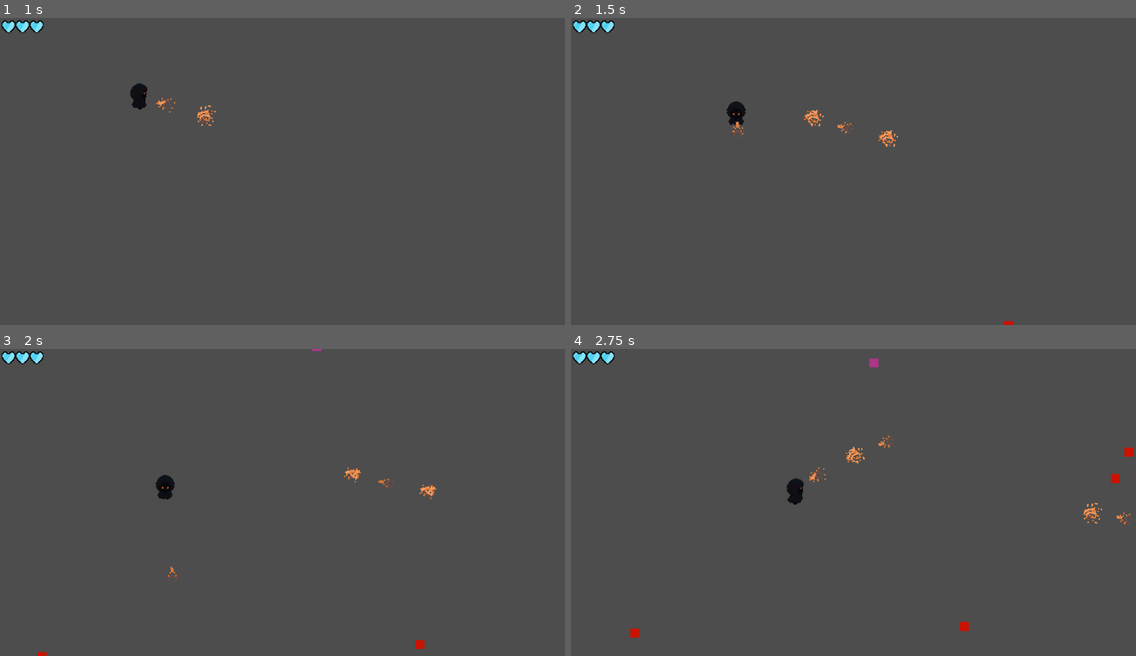
Above: before the commit, frames 1-4 (two rows, left to right).
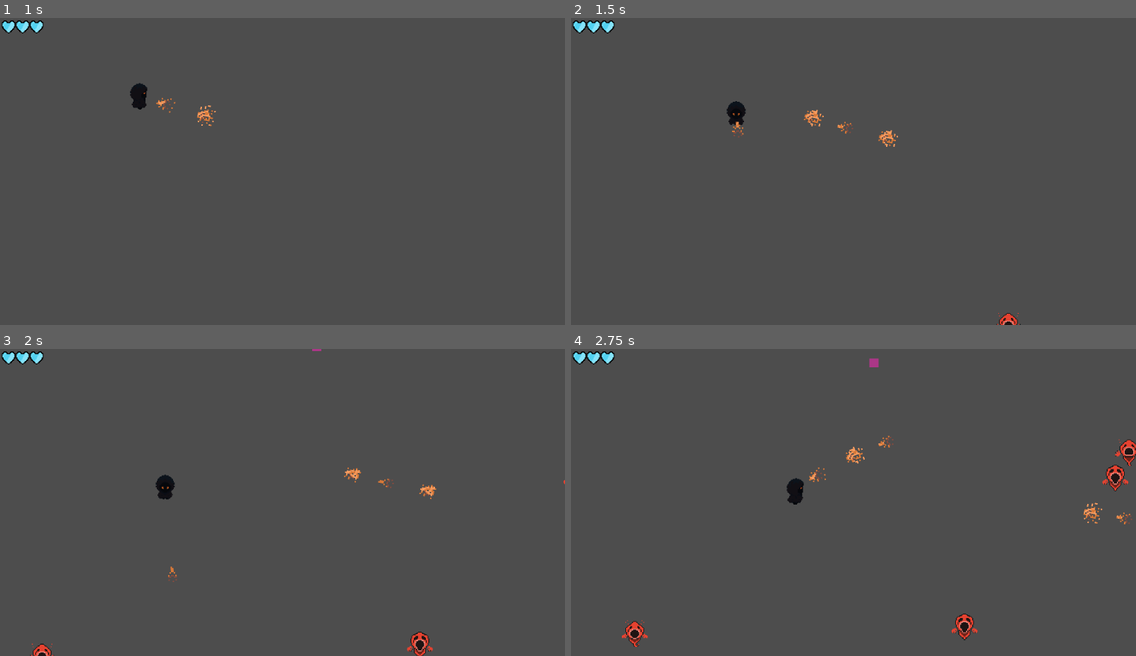
Above: after the commit, the same moments.

Repository: Alezuzzo/ecos-de-asfodelos
Game: Godot game, scene res://arena.tscn
Two runs of this game, one before a commit and one after it. Both use one fixed random seed, a clock stepped at 60 frames per second and the inputs below.
Inputs (mouse positions are in pixels of both pictures, inside the frame that each line leads up to):
- Up to frame 1 (1 s): tap Enter at 0.5 s; move the mouse to (406, 156) at 0.52 s; press the mouse at (406, 156) at 0.53 s; hold D (direita) from 0.53 s (still down)
- Up to frame 2 (1.5 s): move the mouse to (740, 186) at 1.27 s; release D (direita) at 1.28 s; release the mouse at (740, 186) at 1.28 s; hold S (baixo) from 1.28 s (still down); click (740, 186) at 1.35 s
- Up to frame 3 (2 s): keep holding S (baixo)
- Up to frame 4 (2.75 s): move the mouse to (910, 434) at 2.02 s; release S (baixo) at 2.03 s; press the mouse at (910, 434) at 2.03 s; hold D (direita) from 2.03 s (still down)

Frame 1 is identical in both runs. In frame 2, 0.1% of the frame differs, in the area x 75-80%, y 96-100%; in frame 3, 0.3%; in frame 4, 0.9%, in the area x 9-100%, y 29-98%.

Commit message:
feat: adiciona sprite para o inimigo inicial

Diff:
--- a/inimigo.tscn
+++ b/inimigo.tscn
@@ -1,21 +1,43 @@
-[gd_scene load_steps=3 format=3 uid="uid://oc8bhn4tex14"]
+[gd_scene load_steps=9 format=3 uid="uid://oc8bhn4tex14"]
 
 [ext_resource type="Script" uid="uid://srcefciccjp8" path="res://inimigo.gd" id="1_030df"]
+[ext_resource type="Texture2D" uid="uid://c76ujs62ndkcq" path="res://assets/grabman/grabman1.png" id="2_o83ti"]
+[ext_resource type="Texture2D" uid="uid://bnsas0xutnatc" path="res://assets/grabman/grabman2.png" id="3_5cs1f"]
+[ext_resource type="Texture2D" uid="uid://5rdo7f6wloy3" path="res://assets/grabman/grabman3.png" id="4_ekwcj"]
+[ext_resource type="Texture2D" uid="uid://biujo0xouwqog" path="res://assets/grabman/grabman4.png" id="5_eewpo"]
+[ext_resource type="Texture2D" uid="uid://bs8tb2k8r6nap" path="res://assets/grabman/grabman5.png" id="6_3af6e"]
 
 [sub_resource type="RectangleShape2D" id="RectangleShape2D_1su0k"]
-size = Vector2(32, 32)
+size = Vector2(60, 78)
+
+[sub_resource type="SpriteFrames" id="SpriteFrames_nglqo"]
+animations = [{
+"frames": [{
+"duration": 1.0,
+"texture": ExtResource("2_o83ti")
+}, {
+"duration": 1.0,
+"texture": ExtResource("3_5cs1f")
+}, {
+"duration": 1.0,
+"texture": ExtResource("4_ekwcj")
+}, {
+"duration": 1.0,
+"texture": ExtResource("5_eewpo")
+}, {
+"duration": 1.0,
+"texture": ExtResource("6_3af6e")
+}],
+"loop": true,
+"name": &"default",
+"speed": 6.0
+}]
 
 [node name="Inimigo" type="CharacterBody2D" groups=["inimigos"]]
 script = ExtResource("1_030df")
 
-[node name="ColorRect" type="ColorRect" parent="."]
-offset_left = -16.0
-offset_top = -16.0
-offset_right = 16.0
-offset_bottom = 16.0
-color = Color(0.7911234, 0.07230427, 1.732707e-06, 1)
-
 [node name="CollisionShape2D" type="CollisionShape2D" parent="."]
+position = Vector2(-2, -4)
 shape = SubResource("RectangleShape2D_1su0k")
 
 [node name="DanoCooldown" type="Timer" parent="."]
@@ -24,5 +46,11 @@
 [node name="StunTimer" type="Timer" parent="."]
 one_shot = true
 
+[node name="AnimatedSprite2D" type="AnimatedSprite2D" parent="."]
+scale = Vector2(0.3, 0.3)
+sprite_frames = SubResource("SpriteFrames_nglqo")
+autoplay = "default"
+frame_progress = 0.84193325
+
 [connection signal="timeout" from="DanoCooldown" to="." method="_on_dano_cooldown_timeout"]
 [connection signal="timeout" from="StunTimer" to="." method="_on_stun_timer_timeout"]
Binary file added: assets/grabman/grabman1.png
Not shown, added: assets/grabman/grabman1.png.import
Binary file added: assets/grabman/grabman2.png
Not shown, added: assets/grabman/grabman2.png.import
Binary file added: assets/grabman/grabman3.png
Not shown, added: assets/grabman/grabman3.png.import
Binary file added: assets/grabman/grabman4.png
Not shown, added: assets/grabman/grabman4.png.import
Binary file added: assets/grabman/grabman5.png
Not shown, added: assets/grabman/grabman5.png.import
